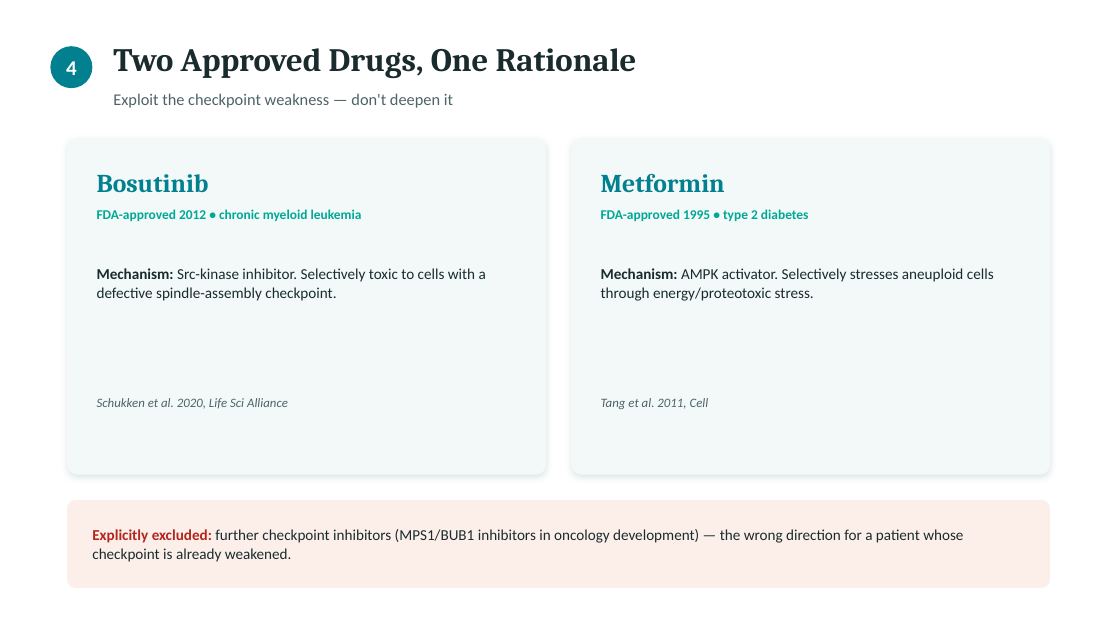
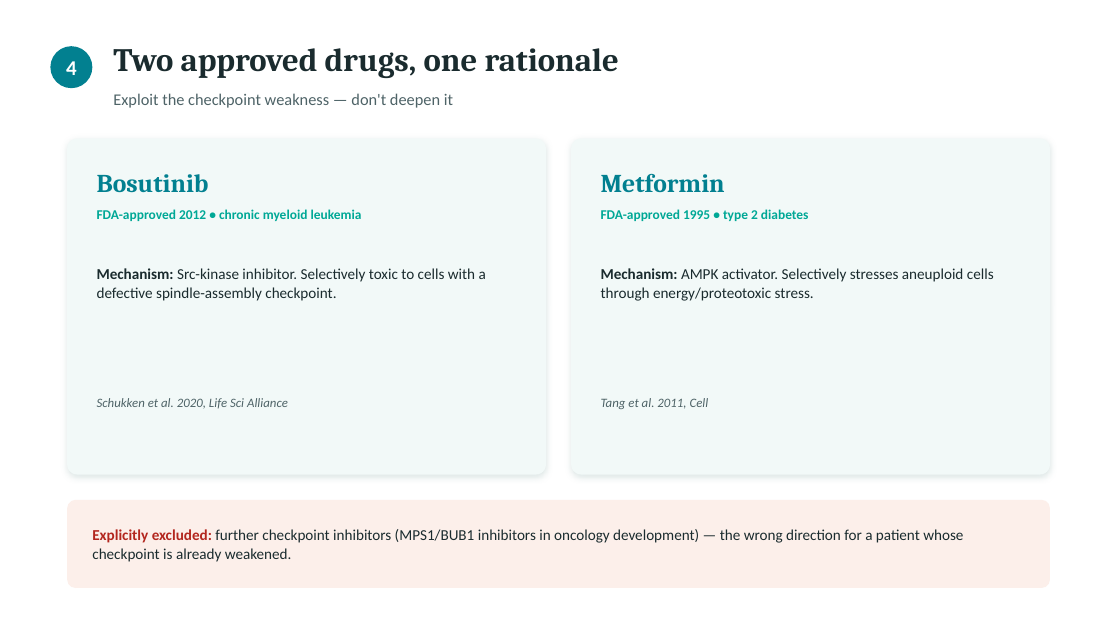
Before and after one commit to RuizHernandez/mva-hackathon-2026, a slide deck: slide 4 of Track 2/pitch_deck.pptx. Drawn at 1120x630 pixels with LibreOffice and Linux fonts; fonts in the diff are those of the drawing. Boxes give left, top, right and bottom in pixels: in the first picture for what was removed or moved away, otherwise in the second. Text is boxed around its words. In the diff, an @@ line names an element or a change of style, - is before the commit and + after.

```diff
--- a/Track 2/pitch_deck.pptx
+++ b/Track 2/pitch_deck.pptx
@@ text at (113,48,619,78): text changed @@
-Two Approved Drugs, One Rationale
+Two approved drugs, one rationale
```
Also in this commit, not shown: 6 other slides changed.
